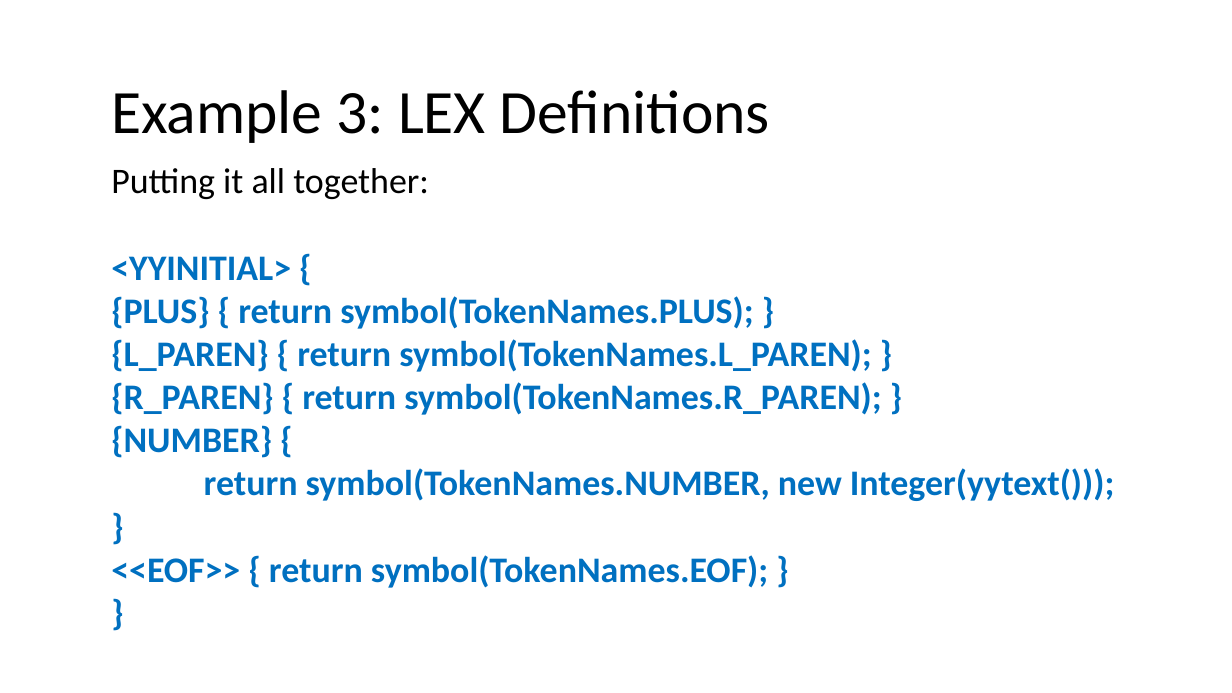
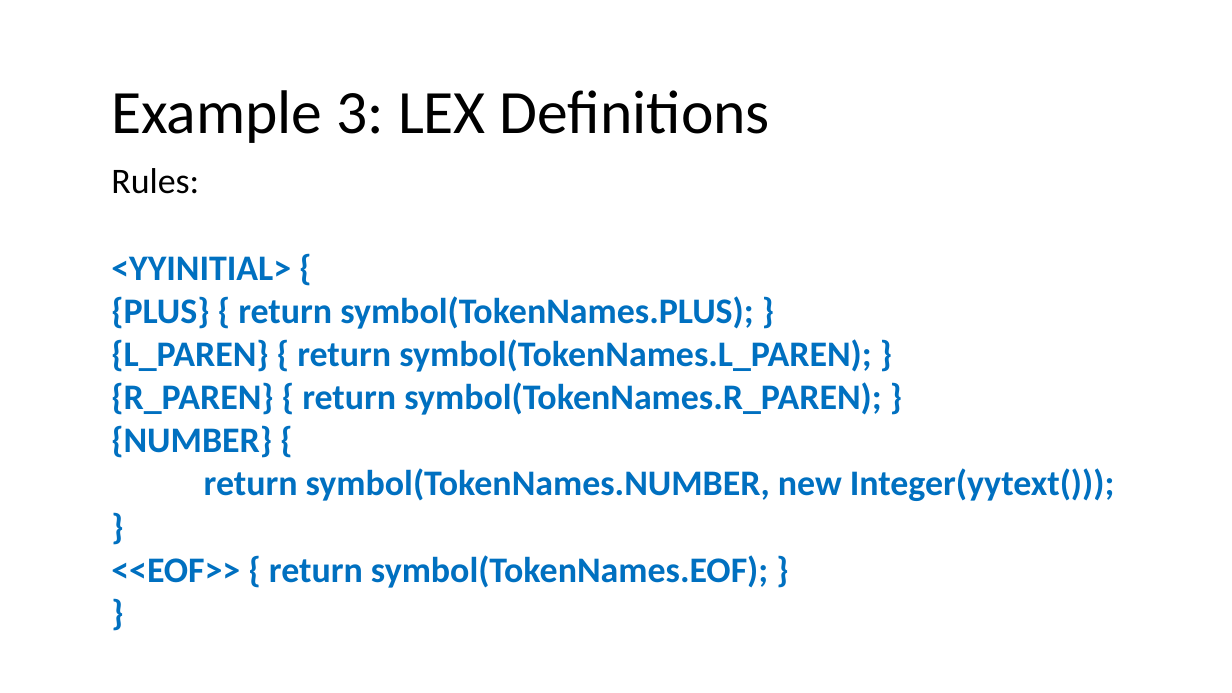
Before and after one commit to nivshani/compilation, a slide deck: slide 108 of slides/lexical_analysis.pptx. Drawn at 1232x693 pixels with LibreOffice and Linux fonts; fonts in the diff are those of the drawing. Boxes give left, top, right and bottom in pixels: in the first picture for what was removed or moved away, otherwise in the second. Text is boxed around its words. In the diff, an @@ line names an element or a change of style, - is before the commit and + after.

```diff
--- a/slides/lexical_analysis.pptx
+++ b/slides/lexical_analysis.pptx
@@ text at [111,168,199,194]: text changed @@
-Putting it all together:
+Rules:
```
Also in this commit, not shown: 6 other slides changed, 1 other file.
